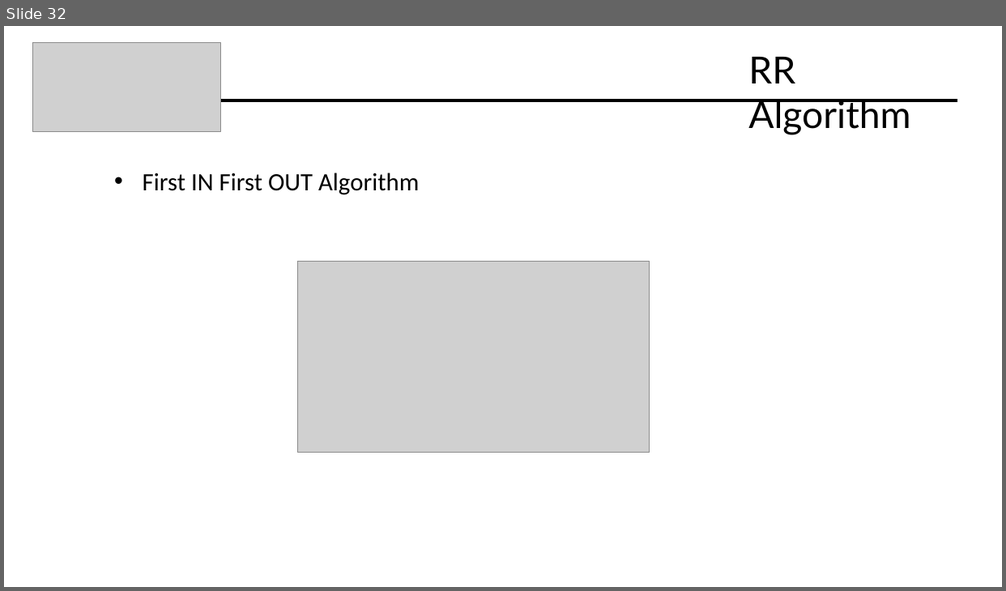
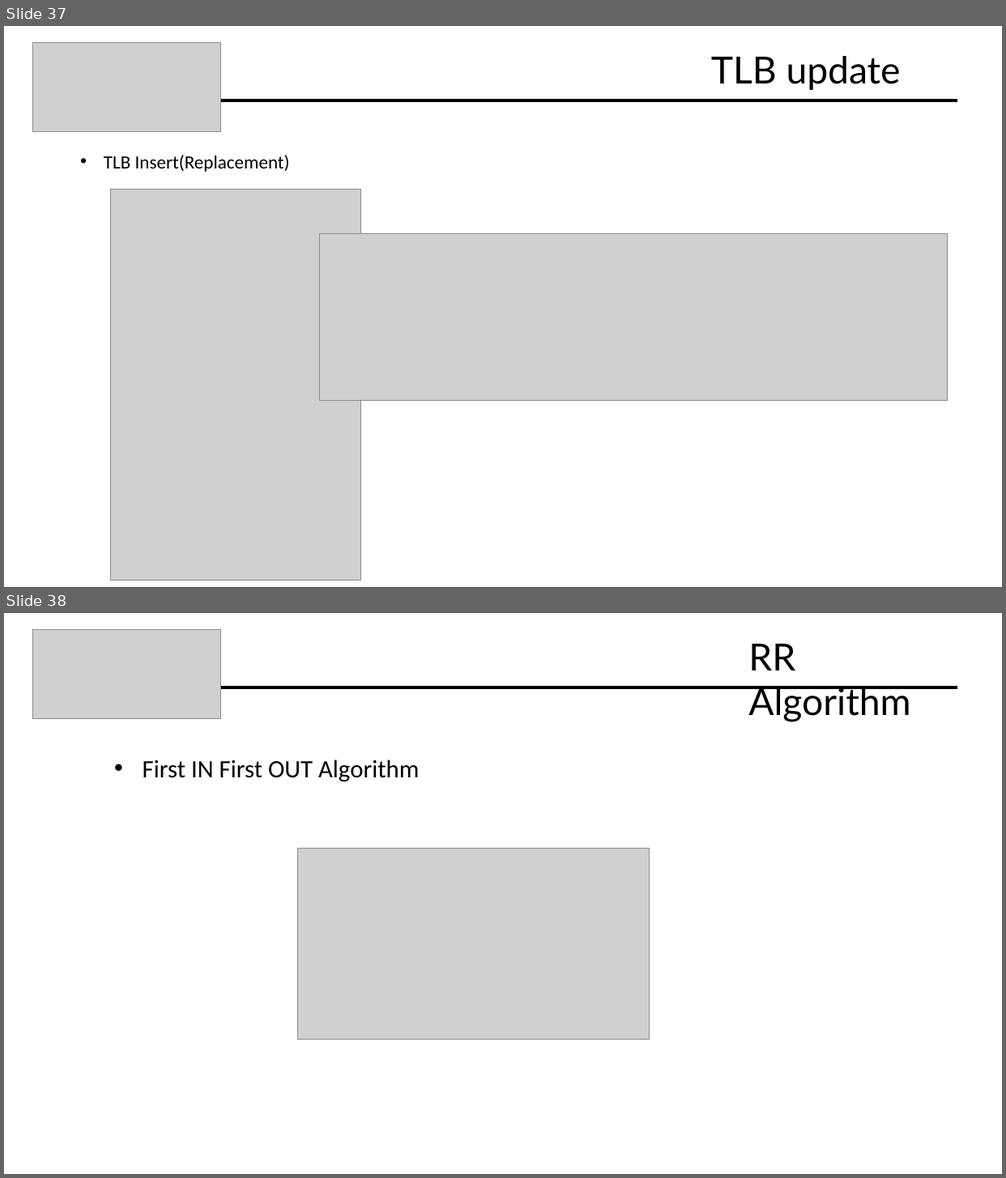
Before and after one commit to Davide619/OS161, a slide deck: Presentazione Progetto OS161.pptx. Shown one above the other, each under a label of ours: slide 32 before the commit, slides 37 and 38 after it. The pictures are 1006x591 and 1006x1178 pixels, drawn with LibreOffice and Linux fonts; fonts in the diff are those of the drawing; grey boxes stand for pictures. Boxes give left, top, right and bottom in pixels: in the first picture for what was removed or moved away, otherwise in the second. Text is boxed around its words. In the diff, an @@ line names an element or a change of style, - is before the commit and + after.

```diff
--- a/Presentazione Progetto OS161.pptx
+++ b/Presentazione Progetto OS161.pptx
@@ slide 37 added at (x1=4, y1=26, x2=1002, y2=587), background #FFFFFF @@
@@ picture added at (x1=33, y1=42, x2=221, y2=130) @@
@@ title added at (x1=711, y1=56, x2=901, y2=90), 36 pt, text #000000 @@
+TLB update
@@ line added from (221, 101) to (957, 101), #000000 3 pt @@
@@ text added at (x1=104, y1=155, x2=290, y2=172), 18 pt, text #000000 @@
+• TLB Insert(Replacement)
@@ picture added at (x1=111, y1=189, x2=361, y2=580) @@
@@ picture added at (x1=320, y1=234, x2=948, y2=400) @@
@@ what was slide 32 is now slide 38 @@
```
Also in this commit, not shown: 4 slides changed, 5 other slides added, 3 other files.
